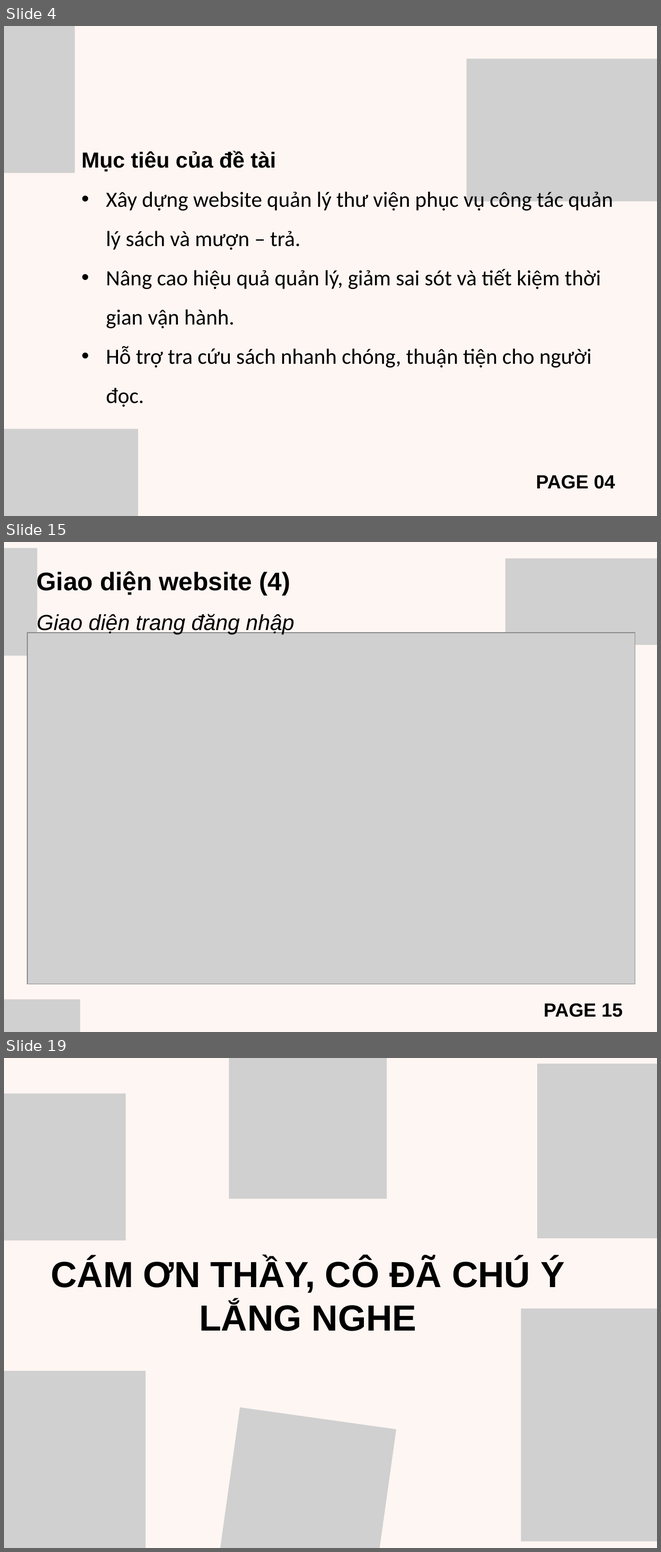
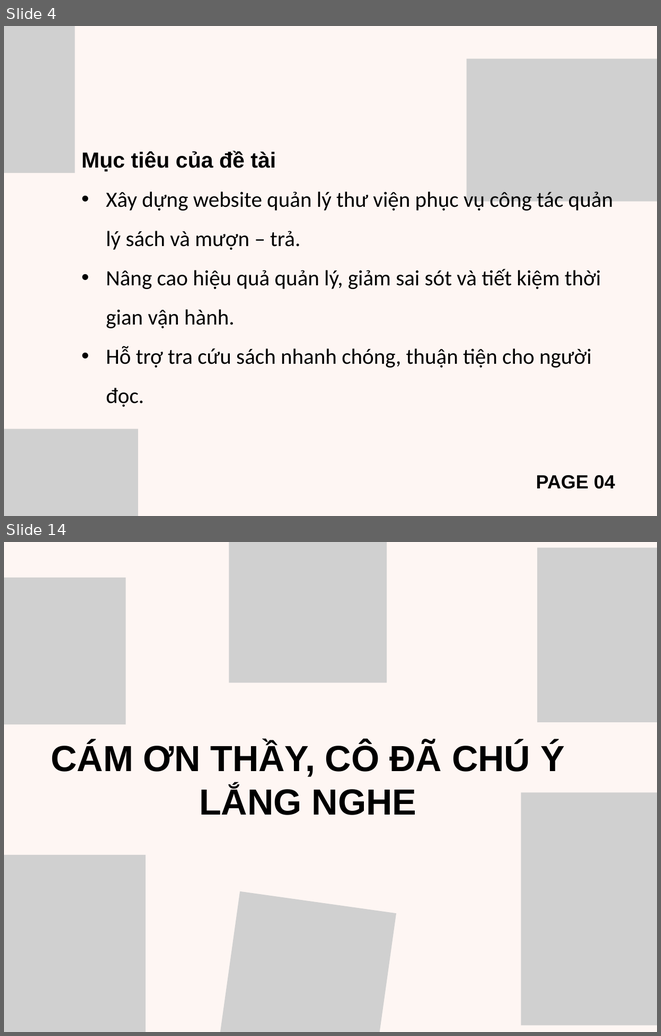
Before and after one commit to QueAnh068/csn-da23ttb-thachnguyenqueanh-webquanlythuvien, a slide deck: thesis/BaoCaoCSNHT.pptx. Shown one above the other, each under a label of ours: slides 4, 15 and 19 before the commit, slides 4 and 14 after it; the slides between them are not shown. The pictures are 661x1552 and 661x1036 pixels, drawn with LibreOffice and Linux fonts; fonts in the diff are those of the drawing; grey boxes stand for pictures. Boxes give left, top, right and bottom in pixels: in the first picture for what was removed or moved away, otherwise in the second. Text is boxed around its words. In the diff, an @@ line names an element or a change of style, - is before the commit and + after.

```diff
--- a/thesis/BaoCaoCSNHT.pptx
+++ b/thesis/BaoCaoCSNHT.pptx
@@ slide 15 removed at [4,542,657,1032], background #FEF6F3 @@
@@ picture removed at [4,548,37,655] @@
@@ text removed at [37,571,294,635] @@
-Giao diện website (4)
-Giao diện trang đăng nhập
@@ picture removed at [505,558,657,644] @@
@@ picture removed at [27,633,635,984] @@
@@ picture removed at [4,999,80,1032] @@
@@ text removed at [544,1003,623,1017] @@
-PAGE 15
@@ what was slide 19 is now slide 14 @@
```
Also in this commit, not shown: 7 slides changed, 3 slides added, 7 other slides removed.
